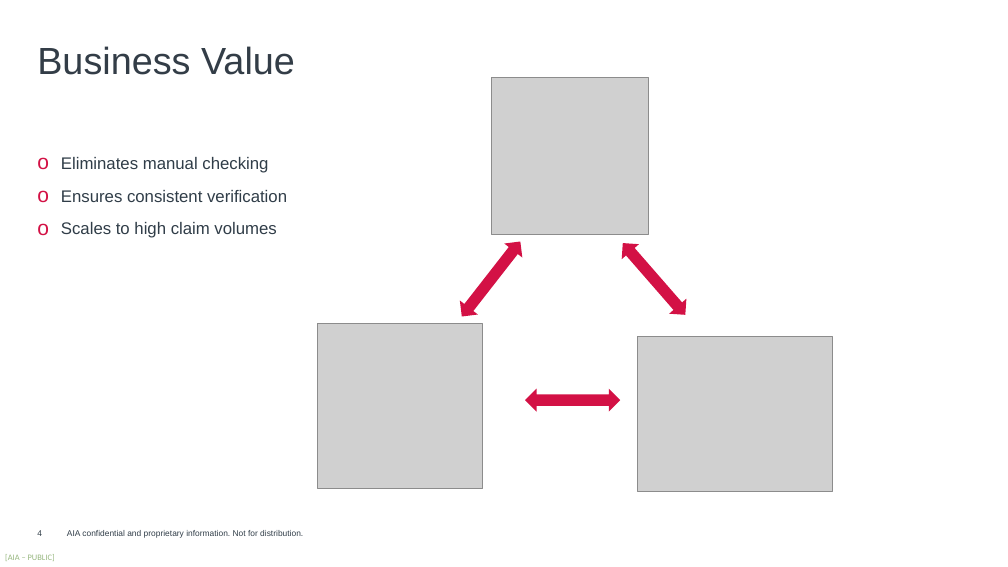
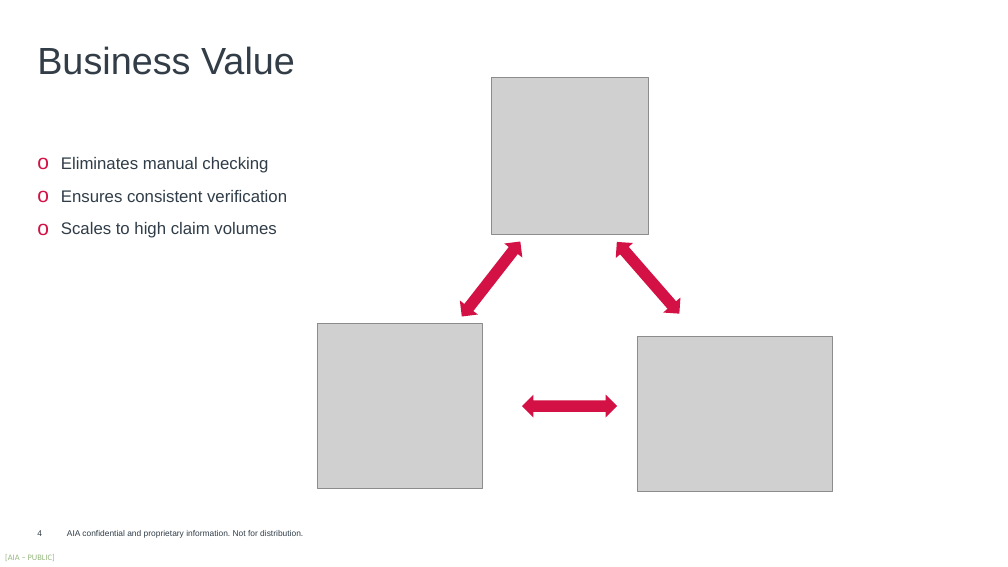
Before and after one commit to harrysokool/AIA-work, a slide deck: slide 4 of powerpoint/automate_doctor_checking-draft.pptx. Drawn at 1008x567 pixels with LibreOffice and Linux fonts; fonts in the diff are those of the drawing; grey boxes stand for pictures; background and template pictures are left out. Boxes give left, top, right and bottom in pixels: in the first picture for what was removed or moved away, otherwise in the second. Text is boxed around its words. In the diff, an @@ line names an element or a change of style, - is before the commit and + after.

```diff
--- a/powerpoint/automate_doctor_checking-draft.pptx
+++ b/powerpoint/automate_doctor_checking-draft.pptx
@@ left right arrow: place and size @@
-left right arrow at (614, 236, 694, 322)
+left right arrow at (608, 234, 688, 321)
@@ left right arrow: place and size @@
-left right arrow at (526, 389, 621, 411)
+left right arrow at (523, 395, 618, 417)
```
Also in this commit, not shown: 2 other slides changed, 1 other file.
